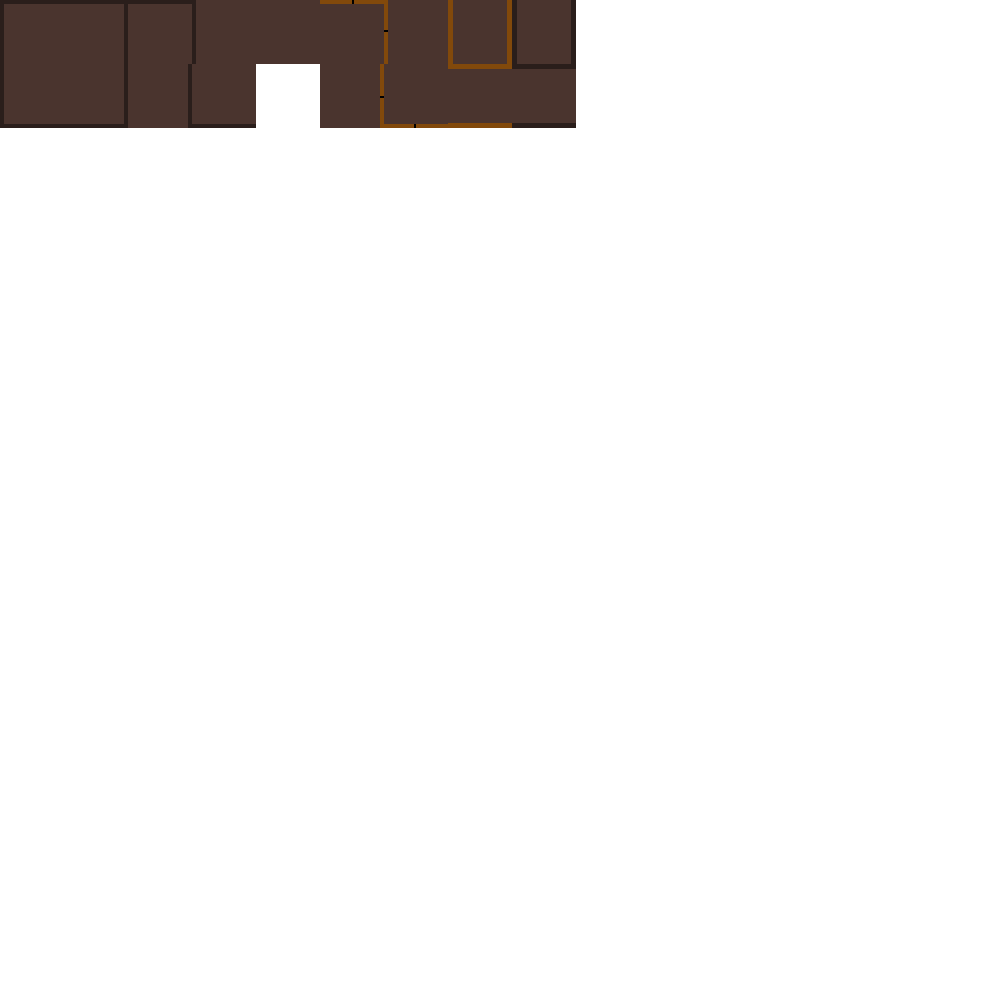
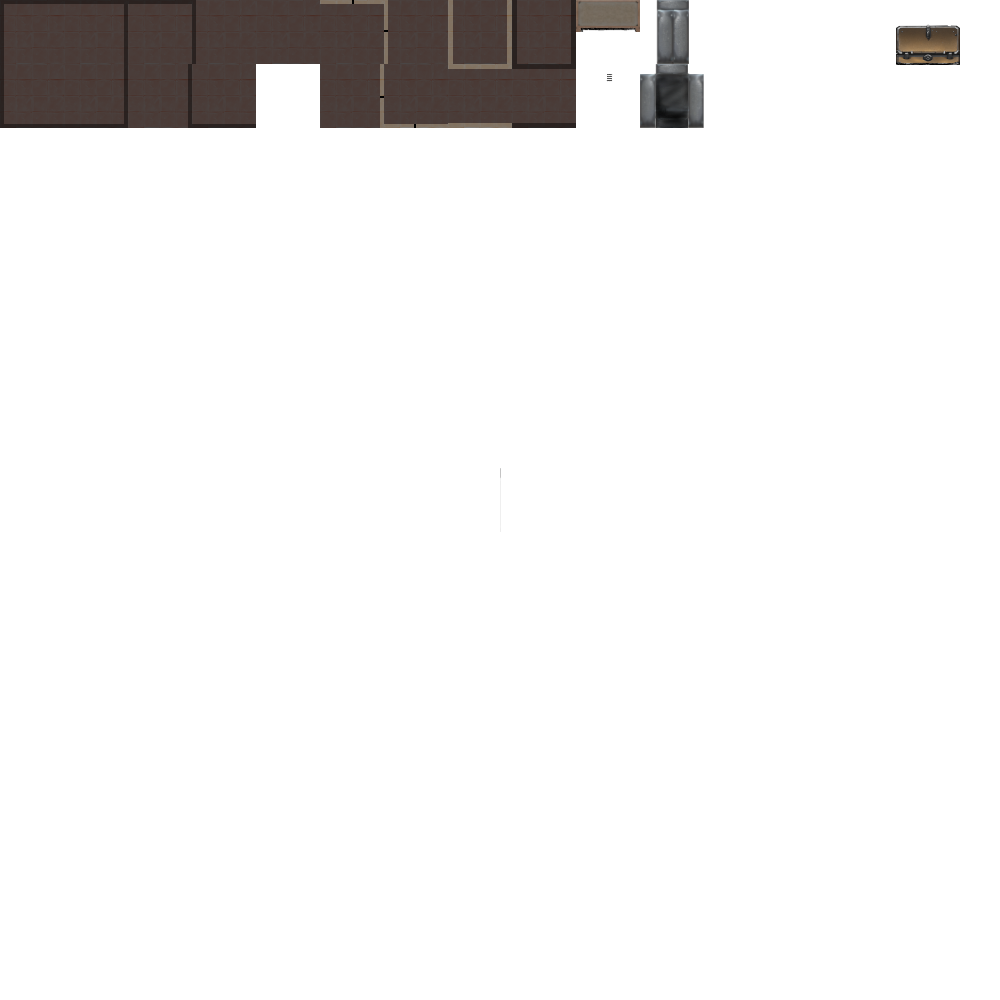
Revision of a layered 1000px x 1000px image; what changed, layer by layer:
added layer "paper.xcf" above "cabinetopen.xcf" over [606,74,613,82]
added layer "cabinetopen.xcf" above "Transformation" over [640,64,704,128]
added layer "Transformation" above "ComfyUI_00346_.png" over [656,0,689,64]
added layer "ComfyUI_00346_.png" above "chest.xcf" over [500,468,501,532]
added layer "chest.xcf" above "table.png" over [896,24,960,65]
added layer "table.png" above "Walkway Horizontal" over [576,0,640,32]
painted on "Walkway Horizontal" over [512,64,576,128]
painted on "Walkway Vertical" over [512,0,576,64]
painted on "Door Open Horizonal" over [448,64,512,128]
painted on "Door Open Vertical" over [448,0,512,64]
painted on "Door Closed Left" over [384,0,448,64]
painted on "Door Closed Down" over [384,64,448,128]
painted on "Door Close Right" over [320,64,384,128]
painted on "Door Closed Top" over [320,0,384,64]
painted on "Top Right Walls #1" over [256,0,320,64]
painted on "Bottom Wall" over [192,64,256,128]
painted on "Left Wall" over [192,0,256,64]
painted on "Right Wall" over [128,64,192,128]
painted on "Top Wall" over [128,0,192,64]
painted on "Bottom Left Walls" over [0,64,64,128]
painted on "Bottom Right Walls" over [64,64,128,128]
painted on "Top Right Walls" over [64,0,128,64]
painted on "Top Left Walls" over [0,0,64,64]
